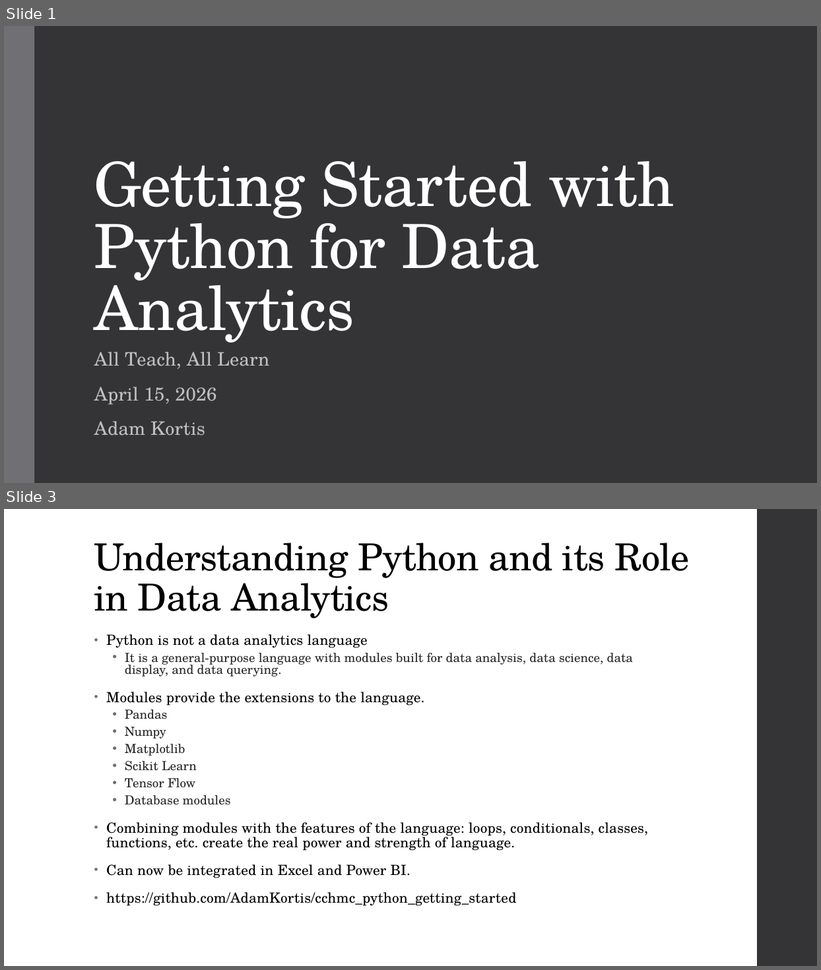
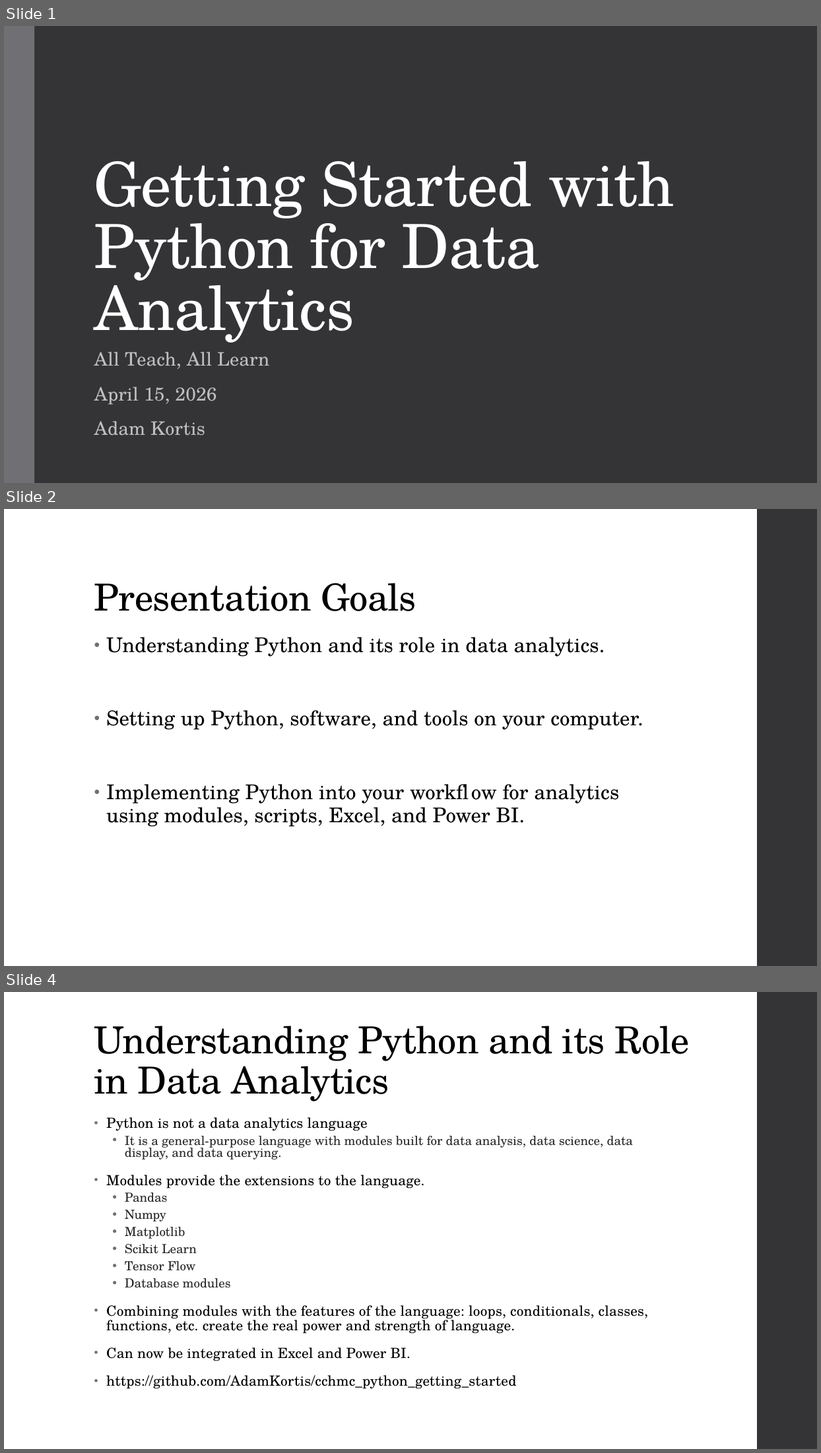
Before and after one commit to AdamKortis/cchmc_python_getting_started, a slide deck: Getting Started with Python for Data Analytics.pptx. Shown one above the other, each under a label of ours: slides 1 and 3 before the commit, slides 1, 2 and 4 after it; the slides between them are not shown. The pictures are 821x970 and 821x1453 pixels, drawn with LibreOffice and Linux fonts; fonts in the diff are those of the drawing. Boxes give left, top, right and bottom in pixels: in the first picture for what was removed or moved away, otherwise in the second. Text is boxed around its words. In the diff, an @@ line names an element or a change of style, - is before the commit and + after.

```diff
--- a/Getting Started with Python for Data Analytics.pptx
+++ b/Getting Started with Python for Data Analytics.pptx
@@ slide 2 added at (4, 509, 817, 966), background #FFFFFF; not listed: 1 template element that a slide beside it also shows @@
@@ title added at (94, 583, 416, 611), 44 pt, text #000000 @@
+Presentation Goals
@@ text added at (106, 637, 644, 827), 24 pt, text #000000 @@
+• Understanding Python and its role in data analytics.
+• Setting up Python, software, and tools on your computer.
+• Implementing Python into your workflow for analytics using modules, scripts, Excel, and Power BI.
@@ what was slide 3 is now slide 4 @@
```
Also in this commit, not shown: 3 slides changed, 4 other slides added, 2 other files.
